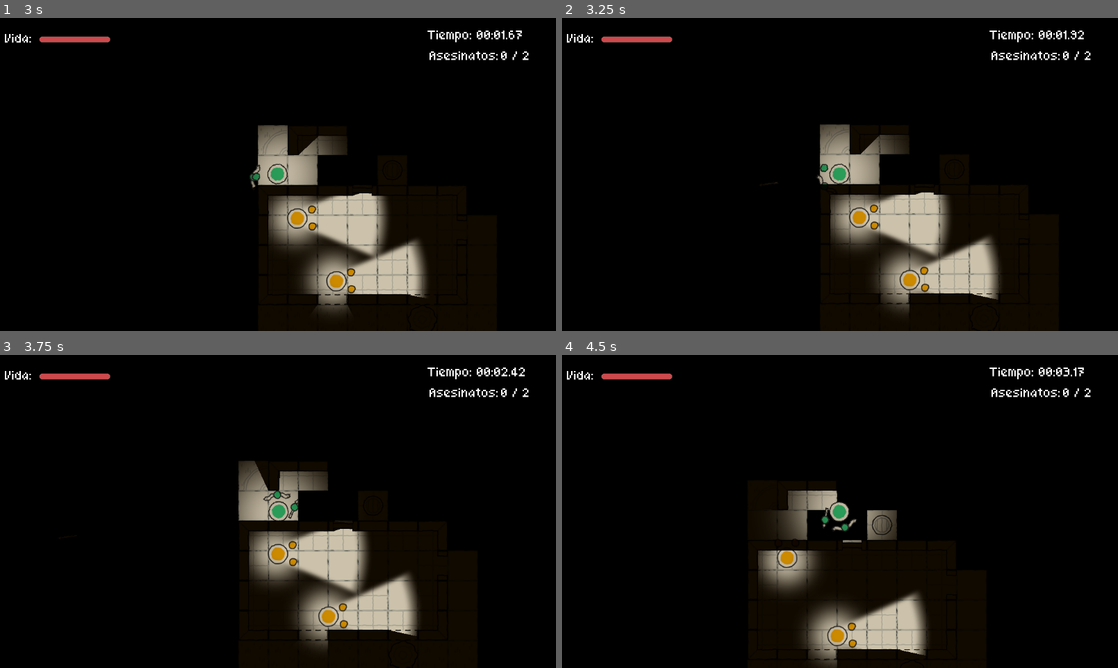
Above: before the commit, frames 1-4 (two rows, left to right).
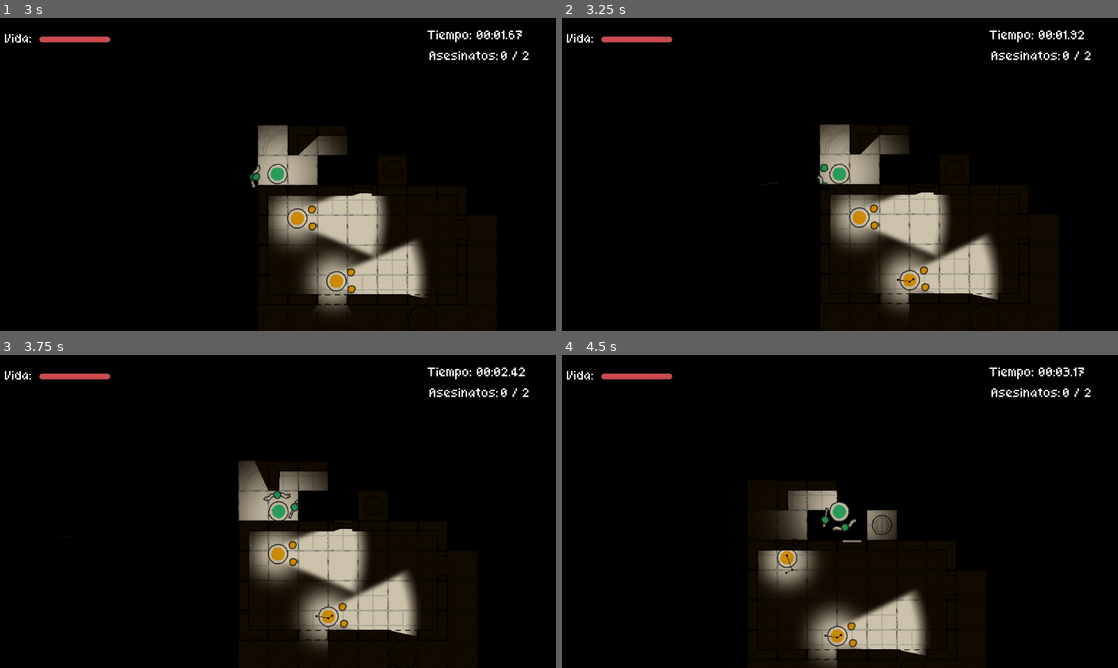
Above: after the commit, the same moments.

Repository: LetsBlame/hotline-zam
Game: Godot game, scene res://Scenes/MainMenu.tscn
Same seed, same stepped clock (60 frames per second), same inputs: the game is played once before the commit and once after it.
Inputs (mouse positions are in pixels of both pictures, inside the frame that each line leads up to):
- Up to frame 1 (3 s): click "Play" at 0.5 s; click "Nivel 1" at 1.25 s; move the mouse to (400, 158) at 2.02 s; press the mouse at (400, 158) at 2.03 s; hold D (Right) 2.03-2.78 s; move the mouse to (166, 190) at 2.77 s; release the mouse at (166, 190) at 2.78 s; hold S (Down) from 2.78 s (still down); right-click (166, 190) at 2.85 s
- Up to frame 2 (3.25 s): keep holding S (Down); click (728, 190) at 3.05 s
- Up to frame 3 (3.75 s): move the mouse to (333, 442) at 3.52 s; release S (Down) at 3.53 s; press the mouse at (333, 442) at 3.53 s; hold D (Right) from 3.53 s (still down)
- Up to frame 4 (4.5 s): move the mouse to (812, 574) at 4.27 s; release D (Right) at 4.28 s; release the mouse at (812, 574) at 4.28 s; hold W (Up) from 4.28 s (still down); click (812, 574) at 4.35 s

Frame 1 is identical in both runs. In frame 2, 0.2% of the frame differs, in the area x 60-79%, y 69-90%; in frame 3, 0.2%; in frame 4, 0.3%, in the area x 40-66%, y 63-96%.

Commit message:
Adds sound effects and visual effects for combat scenes
Adds combat effects for impact sound and visual splashes to enhance player immersion and gameplay experience

Diff:
--- a/Scenes/DeathScreen.tscn
+++ b/Scenes/DeathScreen.tscn
@@ -1,7 +1,8 @@
-[gd_scene load_steps=7 format=3 uid="uid://cjalm7ig5pn8u"]
+[gd_scene load_steps=8 format=3 uid="uid://cjalm7ig5pn8u"]
 
 [ext_resource type="Theme" uid="uid://cxjd1bcpbkhxs" path="res://Theme/MainTheme.tres" id="1_4pnsc"]
 [ext_resource type="Script" uid="uid://djirhpr21r1u8" path="res://Scripts/death_screen.gd" id="1_gb262"]
+[ext_resource type="AudioStream" uid="uid://dxf5o1ofi1be7" path="res://Sounds/death_screen.wav" id="3_1d6nr"]
 
 [sub_resource type="Animation" id="Animation_4pnsc"]
 resource_name = "FadeIn"
@@ -161,5 +162,10 @@
 size_flags_vertical = 4
 text = "Volver"
 
+[node name="AudioStreamPlayer" type="AudioStreamPlayer" parent="."]
+process_mode = 3
+stream = ExtResource("3_1d6nr")
+autoplay = true
+
 [connection signal="pressed" from="HBoxContainer/Restart" to="." method="_on_restart_pressed"]
 [connection signal="pressed" from="HBoxContainer/Back" to="." method="_on_back_pressed"]
--- a/Scenes/Enemy.tscn
+++ b/Scenes/Enemy.tscn
@@ -6,6 +6,8 @@
 [ext_resource type="Texture2D" uid="uid://cnj2tmdbw7fqp" path="res://Sprites/light_sphere.png" id="4_kpr8r"]
 [ext_resource type="SpriteFrames" uid="uid://lfio1ugsj8dh" path="res://Sprites/Hands.tres" id="5_1exfc"]
 [ext_resource type="Theme" uid="uid://cxjd1bcpbkhxs" path="res://Theme/MainTheme.tres" id="6_mo1ky"]
+[ext_resource type="AudioStream" uid="uid://yseo5njf6idg" path="res://Sounds/sword_draw.wav" id="7_6bs3c"]
+[ext_resource type="AudioStream" uid="uid://dnv0ucfiqmlt8" path="res://Sounds/swing.wav" id="8_uoxpr"]
 
 [sub_resource type="AtlasTexture" id="AtlasTexture_3smsa"]
 atlas = ExtResource("1_m1htj")
@@ -175,6 +177,18 @@
 "update": 0,
 "values": [0.0, -0.5759586531581288, -1.103048087260416, 0.0]
 }
+tracks/4/type = "value"
+tracks/4/imported = false
+tracks/4/enabled = true
+tracks/4/path = NodePath("SwordSwing:playing")
+tracks/4/interp = 1
+tracks/4/loop_wrap = true
+tracks/4/keys = {
+"times": PackedFloat32Array(0.081555635),
+"transitions": PackedFloat32Array(1),
+"update": 1,
+"values": [true]
+}
 
 [sub_resource type="Animation" id="Animation_uoxpr"]
 resource_name = "Fight"
@@ -251,6 +265,18 @@
 "update": 1,
 "values": [false, true]
 }
+tracks/6/type = "value"
+tracks/6/imported = false
+tracks/6/enabled = true
+tracks/6/path = NodePath("SwordDraw:playing")
+tracks/6/interp = 1
+tracks/6/loop_wrap = true
+tracks/6/keys = {
+"times": PackedFloat32Array(0.0056899264),
+"transitions": PackedFloat32Array(1),
+"update": 1,
+"values": [true]
+}
 
 [sub_resource type="Animation" id="Animation_m1htj"]
 resource_name = "Hurt"
@@ -402,6 +428,30 @@
 "update": 1,
 "values": [false]
 }
+tracks/9/type = "value"
+tracks/9/imported = false
+tracks/9/enabled = true
+tracks/9/path = NodePath("SwordDraw:playing")
+tracks/9/interp = 1
+tracks/9/loop_wrap = true
+tracks/9/keys = {
+"times": PackedFloat32Array(0),
+"transitions": PackedFloat32Array(1),
+"update": 1,
+"values": [false]
+}
+tracks/10/type = "value"
+tracks/10/imported = false
+tracks/10/enabled = true
+tracks/10/path = NodePath("SwordSwing:playing")
+tracks/10/interp = 1
+tracks/10/loop_wrap = true
+tracks/10/keys = {
+"times": PackedFloat32Array(0),
+"transitions": PackedFloat32Array(1),
+"update": 1,
+"values": [false]
+}
 
 [sub_resource type="AnimationLibrary" id="AnimationLibrary_xeo28"]
 _data = {
@@ -495,7 +545,18 @@
 &"RESET": SubResource("Animation_mo1ky")
 }
 
+[sub_resource type="AudioStreamRandomizer" id="AudioStreamRandomizer_uoxpr"]
+random_pitch = 1.1
+streams_count = 1
+stream_0/stream = ExtResource("7_6bs3c")
+
+[sub_resource type="AudioStreamRandomizer" id="AudioStreamRandomizer_idouy"]
+random_pitch = 1.2
+streams_count = 1
+stream_0/stream = ExtResource("8_uoxpr")
+
 [node name="Enemy" type="CharacterBody2D"]
+z_index = 2
 script = ExtResource("1_wovta")
 
 [node name="Sprite" type="AnimatedSprite2D" parent="."]
@@ -533,9 +594,11 @@
 [node name="Shield" type="AnimatedSprite2D" parent="Sprite/LHand"]
 unique_name_in_owner = true
 visible = false
+z_index = 1
 z_as_relative = false
-position = Vector2(15, -2)
+position = Vector2(14, -1.0000005)
 rotation = 1.5707964
+scale = Vector2(0.77535063, 0.77535063)
 sprite_frames = SubResource("SpriteFrames_uihya")
 
 [node name="Area2D" type="Area2D" parent="Sprite/LHand/Shield" groups=["Shield"]]
@@ -556,6 +619,7 @@
 [node name="Sword" type="AnimatedSprite2D" parent="Sprite/RHand"]
 unique_name_in_owner = true
 visible = false
+z_index = 1
 z_as_relative = false
 position = Vector2(30, 1)
 rotation = 1.5707964
@@ -590,8 +654,10 @@
 
 [node name="NavAgent" type="NavigationAgent2D" parent="."]
 unique_name_in_owner = true
+path_postprocessing = 1
 avoidance_enabled = true
 radius = 25.0
+debug_enabled = true
 debug_use_custom = true
 debug_path_custom_color = Color(0.9214954, 0.12415073, 0.21671072, 1)
 
@@ -611,6 +677,14 @@
 rounded = true
 show_percentage = false
 
+[node name="SwordDraw" type="AudioStreamPlayer2D" parent="."]
+stream = SubResource("AudioStreamRandomizer_uoxpr")
+volume_db = -20.0
+
+[node name="SwordSwing" type="AudioStreamPlayer2D" parent="."]
+stream = SubResource("AudioStreamRandomizer_idouy")
+volume_db = -12.0
+
 [connection signal="animation_finished" from="Anims" to="." method="_on_animation_finished"]
 [connection signal="target_reached" from="NavAgent" to="." method="_on_nav_agent_target_reached"]
 [connection signal="velocity_computed" from="NavAgent" to="." method="_on_velocity_computed"]
--- /dev/null
+++ b/Scenes/blood_splatter.gd
@@ -0,0 +1,5 @@
+extends AnimatedSprite2D
+
+
+func _ready() -> void:
+	frame = randi_range(0,4)
--- /dev/null
+++ b/Scenes/blood_splatter.tscn
@@ -0,0 +1,38 @@
+[gd_scene load_steps=8 format=3 uid="uid://c35ieegn0td5n"]
+
+[ext_resource type="Texture2D" uid="uid://5gin8rdnv4rl" path="res://Sprites/blood_splash1.png" id="1_hvuac"]
+[ext_resource type="Texture2D" uid="uid://bgeukgdu6chc5" path="res://Sprites/blood_splash2.png" id="2_qkjqa"]
+[ext_resource type="Texture2D" uid="uid://7ovs3l3tyuc0" path="res://Sprites/blood_splash3.png" id="3_iipgf"]
+[ext_resource type="Texture2D" uid="uid://d3b5nrphevxhy" path="res://Sprites/blood_splash4.png" id="4_uvvdy"]
+[ext_resource type="Texture2D" uid="uid://c73n7ypc8g2mx" path="res://Sprites/blood_splash5.png" id="5_4ucwy"]
+[ext_resource type="Script" uid="uid://b3xn1v743f8k8" path="res://Scenes/blood_splatter.gd" id="6_qkjqa"]
+
+[sub_resource type="SpriteFrames" id="SpriteFrames_5yix0"]
+animations = [{
+"frames": [{
+"duration": 1.0,
+"texture": ExtResource("1_hvuac")
+}, {
+"duration": 1.0,
+"texture": ExtResource("2_qkjqa")
+}, {
+"duration": 1.0,
+"texture": ExtResource("3_iipgf")
+}, {
+"duration": 1.0,
+"texture": ExtResource("4_uvvdy")
+}, {
+"duration": 1.0,
+"texture": ExtResource("5_4ucwy")
+}],
+"loop": false,
+"name": &"default",
+"speed": 5.0
+}]
+
+[node name="AnimatedSprite2D" type="AnimatedSprite2D"]
+modulate = Color(1, 1, 1, 0.78431374)
+texture_filter = 1
+scale = Vector2(0.39306358, 0.39306358)
+sprite_frames = SubResource("SpriteFrames_5yix0")
+script = ExtResource("6_qkjqa")
--- a/Scenes/player.tscn
+++ b/Scenes/player.tscn
@@ -7,6 +7,10 @@
 [ext_resource type="SpriteFrames" uid="uid://dqty8idc6bni2" path="res://Sprites/Body.tres" id="4_x3wgy"]
 [ext_resource type="SpriteFrames" uid="uid://lfio1ugsj8dh" path="res://Sprites/Hands.tres" id="5_3smsa"]
 [ext_resource type="SpriteFrames" uid="uid://ccblnoaopfpaq" path="res://Sprites/Arrow.tres" id="7_3smsa"]
+[ext_resource type="AudioStream" uid="uid://duwso3ncljxud" path="res://Sounds/bow_ready_fast.wav" id="8_8erm5"]
+[ext_resource type="AudioStream" uid="uid://ropgg0sas3oi" path="res://Sounds/bow_lower.wav" id="9_f1ek2"]
+[ext_resource type="AudioStream" uid="uid://dm0kg111qfxyg" path="res://Sounds/bow_fire.wav" id="10_tx1dd"]
+[ext_resource type="AudioStream" uid="uid://cumcrt5wyk2cq" path="res://Sounds/sword_hit.wav" id="11_gymyn"]
 
 [sub_resource type="AtlasTexture" id="AtlasTexture_3smsa"]
 atlas = ExtResource("3_6t5aa")
@@ -108,6 +112,18 @@
 "update": 1,
 "values": [0, 1]
 }
+tracks/6/type = "value"
+tracks/6/imported = false
+tracks/6/enabled = true
+tracks/6/path = NodePath("BowRaise:playing")
+tracks/6/interp = 1
+tracks/6/loop_wrap = true
+tracks/6/keys = {
+"times": PackedFloat32Array(0.06796304),
+"transitions": PackedFloat32Array(1),
+"update": 1,
+"values": [true]
+}
 
 [sub_resource type="Animation" id="Animation_f1ek2"]
 resource_name = "Hurt"
@@ -258,6 +274,42 @@
 "transitions": PackedFloat32Array(1),
 "update": 1,
 "values": [0]
+}
+tracks/9/type = "value"
+tracks/9/imported = false
+tracks/9/enabled = true
+tracks/9/path = NodePath("BowRaise:playing")
+tracks/9/interp = 1
+tracks/9/loop_wrap = true
+tracks/9/keys = {
+"times": PackedFloat32Array(0),
+"transitions": PackedFloat32Array(1),
+"update": 1,
+"values": [false]
+}
+tracks/10/type = "value"
+tracks/10/imported = false
+tracks/10/enabled = true
+tracks/10/path = NodePath("BowLower:playing")
+tracks/10/interp = 1
+tracks/10/loop_wrap = true
+tracks/10/keys = {
+"times": PackedFloat32Array(0),
+"transitions": PackedFloat32Array(1),
+"update": 1,
+"values": [false]
+}
+tracks/11/type = "value"
+tracks/11/imported = false
+tracks/11/enabled = true
+tracks/11/path = NodePath("Shoot:playing")
+tracks/11/interp = 1
+tracks/11/loop_wrap = true
+tracks/11/keys = {
+"times": PackedFloat32Array(0),
+"transitions": PackedFloat32Array(1),
+"update": 1,
+"values": [false]
 }
 
 [sub_resource type="Animation" id="Animation_8erm5"]
@@ -375,6 +427,18 @@
 "update": 1,
 "values": [1, 0]
 }
+tracks/6/type = "value"
+tracks/6/imported = false
+tracks/6/enabled = true
+tracks/6/path = NodePath("Shoot:playing")
+tracks/6/interp = 1
+tracks/6/loop_wrap = true
+tracks/6/keys = {
+"times": PackedFloat32Array(0.00983458),
+"transitions": PackedFloat32Array(1),
+"update": 1,
+"values": [true]
+}
 
 [sub_resource type="Animation" id="Animation_x3wgy"]
 resource_name = "UnAim"
@@ -451,6 +515,18 @@
 "update": 1,
 "values": [1, 0]
 }
+tracks/6/type = "value"
+tracks/6/imported = false
+tracks/6/enabled = true
+tracks/6/path = NodePath("BowLower:playing")
+tracks/6/interp = 1
+tracks/6/loop_wrap = true
+tracks/6/keys = {
+"times": PackedFloat32Array(0),
+"transitions": PackedFloat32Array(1),
+"update": 1,
+"values": [true]
+}
 
 [sub_resource type="AnimationLibrary" id="AnimationLibrary_x3wgy"]
 _data = {
@@ -547,6 +623,25 @@
 &"RESET": SubResource("Animation_gymyn")
 }
 
+[sub_resource type="AudioStreamRandomizer" id="AudioStreamRandomizer_3smsa"]
+streams_count = 1
+stream_0/stream = ExtResource("8_8erm5")
+
+[sub_resource type="AudioStreamRandomizer" id="AudioStreamRandomizer_8erm5"]
+streams_count = 1
+stream_0/stream = ExtResource("9_f1ek2")
+
+[sub_resource type="AudioStreamRandomizer" id="AudioStreamRandomizer_gymyn"]
+random_pitch = 1.2
+random_volume_offset_db = 0.2
+streams_count = 1
+stream_0/stream = ExtResource("10_tx1dd")
+
+[sub_resource type="AudioStreamRandomizer" id="AudioStreamRandomizer_pu2lt"]
+random_pitch = 1.2
+streams_count = 1
+stream_0/stream = ExtResource("11_gymyn")
+
 [node name="Player" type="CharacterBody2D"]
 collision_layer = 3
 collision_mask = 3
@@ -622,4 +717,21 @@
 &"": SubResource("AnimationLibrary_pu2lt")
 }
 
+[node name="BowRaise" type="AudioStreamPlayer" parent="."]
+stream = SubResource("AudioStreamRandomizer_3smsa")
+volume_db = -12.0
+
+[node name="BowLower" type="AudioStreamPlayer" parent="."]
+stream = SubResource("AudioStreamRandomizer_8erm5")
+volume_db = -12.0
+
+[node name="Shoot" type="AudioStreamPlayer" parent="."]
+stream = SubResource("AudioStreamRandomizer_gymyn")
+volume_db = -30.0
+
+[node name="SwordHit" type="AudioStreamPlayer" parent="."]
+process_mode = 3
+stream = SubResource("AudioStreamRandomizer_pu2lt")
+volume_db = -12.0
+
 [connection signal="animation_finished" from="Anims" to="." method="_on_animation_finished"]
--- a/Scripts/arrow.gd
+++ b/Scripts/arrow.gd
@@ -4,6 +4,7 @@
 @export var damage: int = 10
 
 var blocked = false
+var impact_sound = preload("res://Sounds/RandomImpact.tres")
 
 func _ready():
 	pass
@@ -22,6 +23,10 @@
 
 
 func _on_hit(body: Node2D) -> void:
+	var audio_player = AutoDeleteAudio.new(impact_sound)
+	audio_player.volume_db = -12
+	get_parent().add_child(audio_player)
+
 	if not blocked:
 		$AnimatedSprite2D.frame = 1
 		if body.has_method("take_damage"):
--- /dev/null
+++ b/Scripts/auto_delete_audio.gd
@@ -0,0 +1,14 @@
+class_name  AutoDeleteAudio
+extends AudioStreamPlayer2D
+
+func _init(setup_stream: AudioStream) -> void:
+	stream = setup_stream
+
+
+func _ready() -> void:
+	play()
+	finished.connect(on_audio_finished)
+
+
+func on_audio_finished():
+	queue_free()
--- a/Scripts/enemy.gd
+++ b/Scripts/enemy.gd
@@ -9,6 +9,9 @@
 
 @onready var NavAgent := get_node("%NavAgent")
 @onready var PlayerRef: CharacterBody2D = GameManager.PlayerRef
+
+var death_sound = preload("res://Sounds/RandomDeathSplash.tres")
+var splatter = preload("res://Scenes/blood_splatter.tscn")
 
 var type: int
 var shielded: int
@@ -97,6 +100,13 @@
 	health = value
 	$ProgressBar.value = health
 	if health <= 0:
+		var audio_player = AutoDeleteAudio.new(death_sound)
+		var blood_splat = splatter.instantiate()
+		blood_splat.global_position = global_position
+		#audio_player.volume_db = -12
+		get_parent().add_child(blood_splat)
+		get_parent().add_child(audio_player)
+
 		GameManager.level_kills += 1
 		queue_free()
 
@@ -128,6 +138,5 @@
 
 
 func _on_sword_hit(body: Node2D) -> void:
-	print("HIT + %s" % body)
 	if body.has_method("take_damage"):
 		body.take_damage(damage)
--- a/Scripts/player.gd
+++ b/Scripts/player.gd
@@ -63,6 +63,7 @@
 
 func take_damage(damage: int):
 	$HurtAnim.play("Hurt")
+	$SwordHit.play()
 	GameManager.health -= damage
 	#if GameManager.health <= 0:
 
--- /dev/null
+++ b/Sounds/RandomDeathSplash.tres
@@ -0,0 +1,8 @@
+[gd_resource type="AudioStreamRandomizer" load_steps=2 format=3 uid="uid://j4rtw5mxopxr"]
+
+[ext_resource type="AudioStream" uid="uid://lui4yabhkeqh" path="res://Sounds/death_splash.wav" id="1_0y787"]
+
+[resource]
+random_pitch = 1.2
+streams_count = 1
+stream_0/stream = ExtResource("1_0y787")
--- /dev/null
+++ b/Sounds/RandomImpact.tres
@@ -0,0 +1,8 @@
+[gd_resource type="AudioStreamRandomizer" load_steps=2 format=3 uid="uid://dacgiltuixe27"]
+
+[ext_resource type="AudioStream" uid="uid://bhqy4cjbw1gvt" path="res://Sounds/impact.wav" id="1_6lgjo"]
+
+[resource]
+random_pitch = 1.2
+streams_count = 1
+stream_0/stream = ExtResource("1_6lgjo")
--- a/project.godot
+++ b/project.godot
@@ -28,6 +28,7 @@
 folder_colors={
 "res://Scenes/": "purple",
 "res://Scripts/": "blue",
+"res://Sounds/": "orange",
 "res://Sprites/": "yellow"
 }
 
Not shown: 1 places in Scenes/Enemy.tscn that only renumber resources
Not shown, added: Scenes/blood_splatter.gd.uid
Not shown: 1 places in Scenes/player.tscn that only renumber resources
Not shown, added: Scripts/auto_delete_audio.gd.uid
Not shown, added: Sounds/bow_fire.wav.import
Not shown, added: Sounds/bow_lower.wav.import
Not shown, added: Sounds/bow_ready_fast.wav.import
Not shown, added: Sounds/death_screen.wav.import
Not shown, added: Sounds/death_splash.wav.import
Not shown, added: Sounds/impact.wav.import
Not shown, added: Sounds/swing.wav.import
Not shown, added: Sounds/sword_draw.wav.import
(and 22 more such lines)
